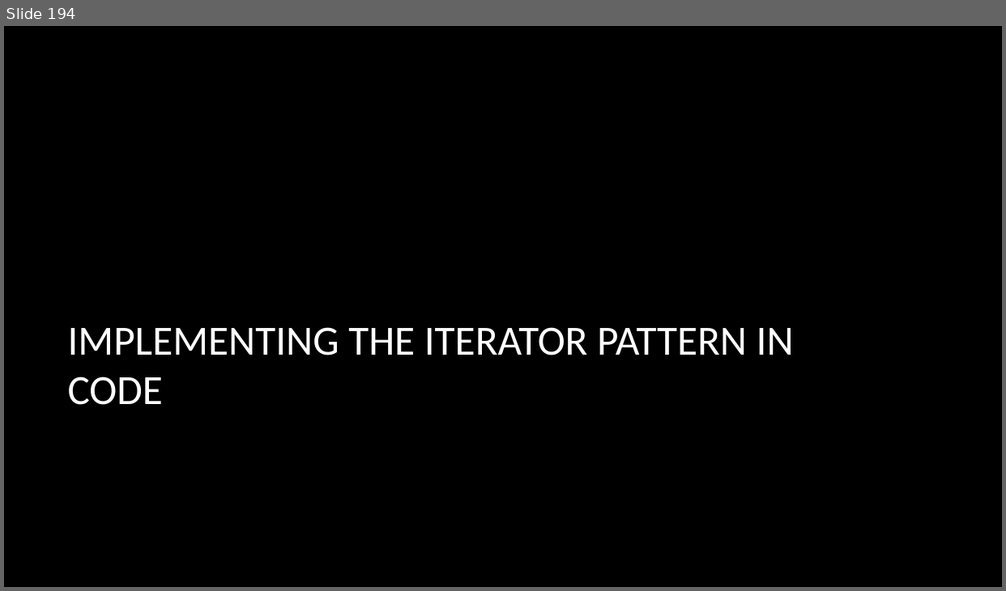
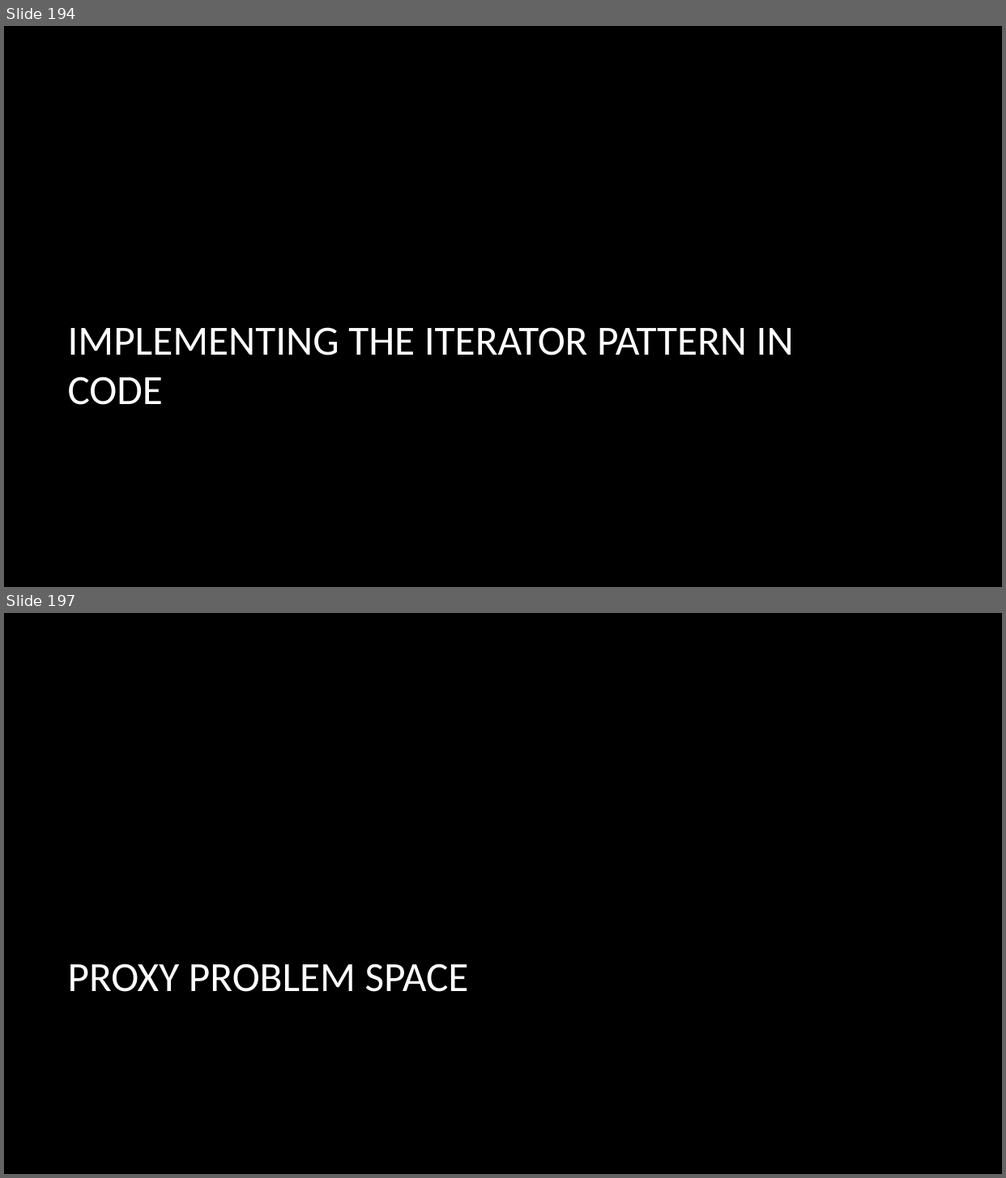
Before and after one commit to dundane/CSC360Demos, a slide deck: CSC360Demo/Design Patterns Slide Show.pptx. Shown one above the other, each under a label of ours: slide 194 before the commit, slides 194 and 197 after it; the slides between them are not shown. The pictures are 1006x591 and 1006x1178 pixels, drawn with LibreOffice and Linux fonts; fonts in the diff are those of the drawing; background and template pictures are left out. Boxes give left, top, right and bottom in pixels: in the first picture for what was removed or moved away, otherwise in the second. Text is boxed around its words. In the diff, an @@ line names an element or a change of style, - is before the commit and + after.

Commit message:
Adding Proxy and Flyweight

```diff
--- a/CSC360Demo/Design Patterns Slide Show.pptx
+++ b/CSC360Demo/Design Patterns Slide Show.pptx
@@ slide 197 added at (4, 613, 1002, 1174), background picture (left out) @@
@@ title added at (68, 964, 469, 992), 40 pt, text #FFFFFF @@
+PROXY PROBLEM SPACE
```
Also in this commit, not shown: 30 other slides added, 11 other files.
